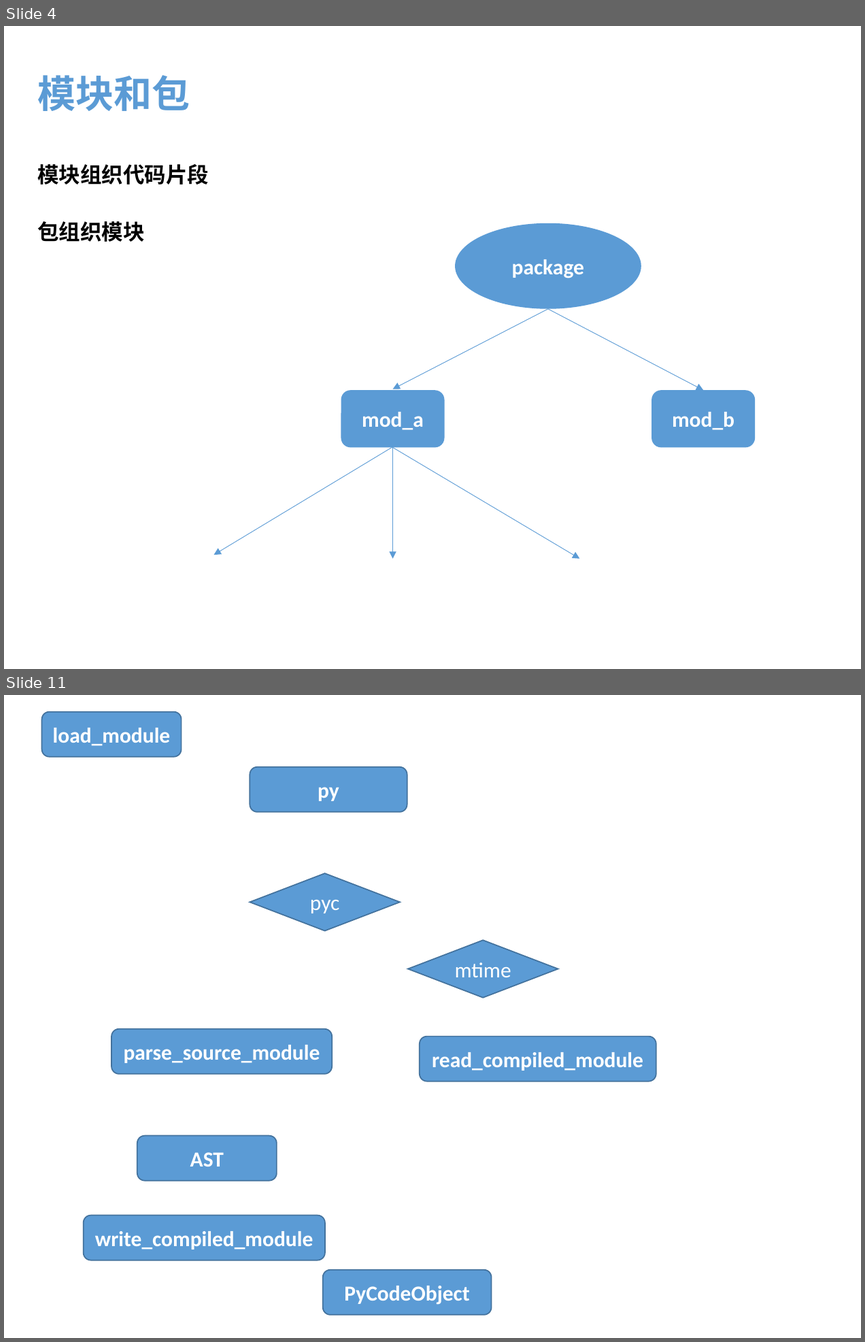
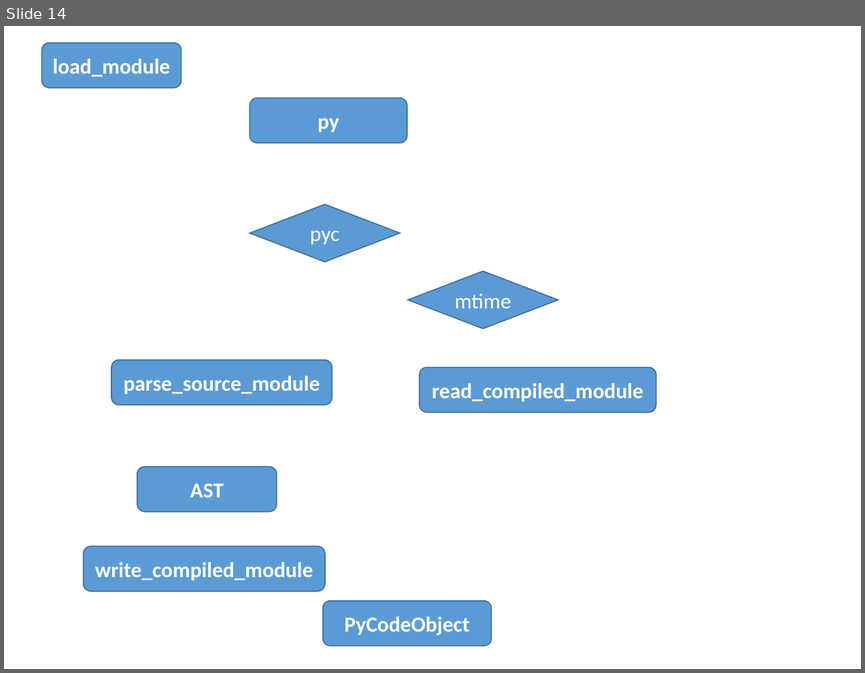
Before and after one commit to menfeng/studynote, a slide deck: python/source code/import/import.pptx. Shown one above the other, each under a label of ours: slides 4 and 11 before the commit, slide 14 after it; the slides between them are not shown. The pictures are 865x1342 and 865x673 pixels, drawn with LibreOffice and Linux fonts; fonts in the diff are those of the drawing. Boxes give left, top, right and bottom in pixels: in the first picture for what was removed or moved away, otherwise in the second. Text is boxed around its words. In the diff, an @@ line names an element or a change of style, - is before the commit and + after.

```diff
--- a/python/source code/import/import.pptx
+++ b/python/source code/import/import.pptx
@@ slide 4 removed at box(4, 26, 861, 669), background #FFFFFF @@
@@ text removed at box(37, 75, 190, 111) @@
-模块和包
@@ text removed at box(37, 164, 209, 184) @@
-模块组织代码片段
@@ text removed at box(37, 221, 145, 242) @@
-包组织模块
@@ ellipse removed at box(455, 223, 640, 309) @@
-package
@@ arrow removed from (548, 309) to (393, 389) @@
@@ arrow removed from (548, 309) to (703, 390) @@
@@ rounded rectangle removed at box(341, 390, 445, 448) @@
-mod_a
@@ rounded rectangle removed at box(652, 390, 755, 448) @@
-mod_b
@@ arrow removed from (396, 444) to (214, 554) @@
@@ arrow removed from (393, 448) to (393, 558) @@
@@ arrow removed from (393, 448) to (580, 558) @@
@@ what was slide 11 is now slide 14 @@
```
Also in this commit, not shown: 8 slides changed, 5 slides added, 1 other slide removed.
